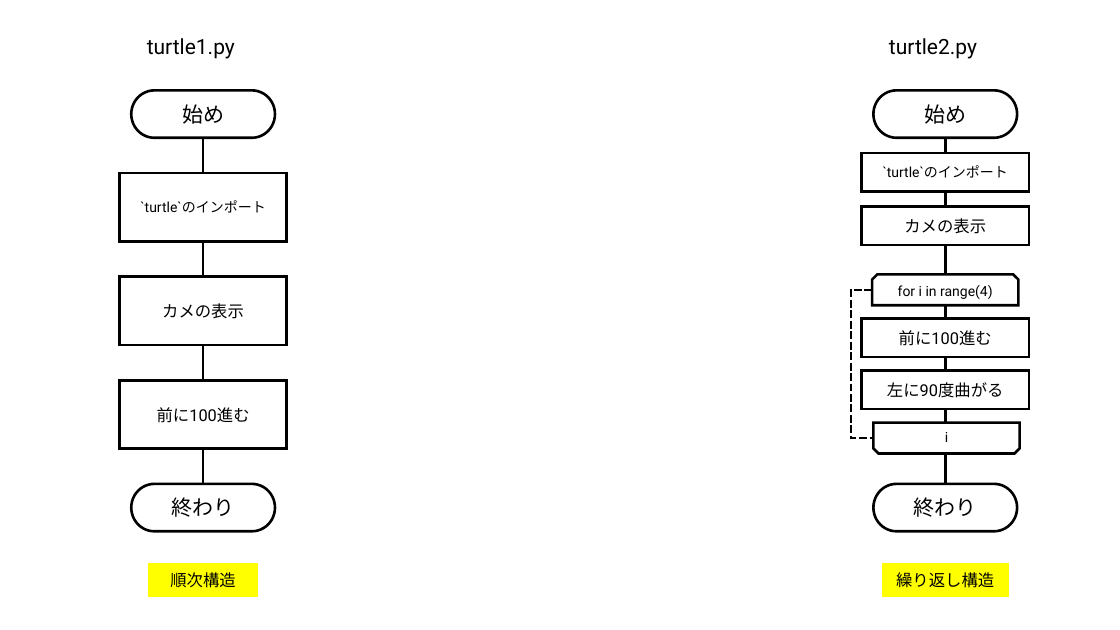
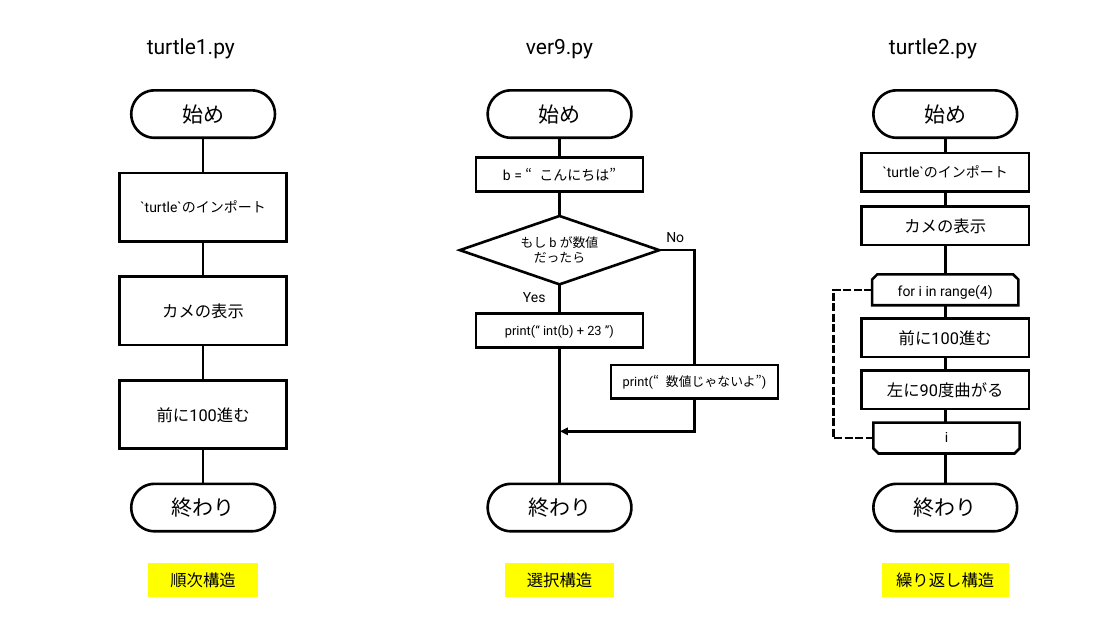
Before and after one commit to shiki-01/typst, a slide deck: slide 1 of school/pro/1st_term_1/基本構造.pptx. Drawn at 1120x630 pixels with LibreOffice and Linux fonts; fonts in the diff are those of the drawing. Boxes give left, top, right and bottom in pixels: in the first picture for what was removed or moved away, otherwise in the second. Text is boxed around its words. In the diff, an @@ line names an element or a change of style, - is before the commit and + after.

```diff
--- a/school/pro/1st_term_1/基本構造.pptx
+++ b/school/pro/1st_term_1/基本構造.pptx
@@ text added at (526, 39, 593, 59), 18 pt, text #000000 @@
+ver9.py
@@ pill shape added at (488, 91, 632, 138), fill #FFFFFF, outline #000000 2.25 pt, 18 pt, text #000000 @@
+始め
@@ line added from (560, 138) to (560, 484), #000000 2.25 pt @@
@@ rectangle added at (476, 158, 644, 192), fill #FFFFFF, outline #000000 2.25 pt, 12 pt, text #000000 @@
+b = “こんにちは”
@@ diamond added at (460, 216, 659, 284), fill #FFFFFF, outline #000000 2.25 pt, 11 pt, text #000000 @@
+もし b が数値だったら
@@ text added at (666, 232, 684, 242), 12 pt, text #000000 @@
+No
@@ elbow line added from (660, 250) to (695, 365), #000000 2.25 pt @@
@@ text added at (523, 292, 546, 302), 12 pt, text #000000 @@
+Yes
@@ elbow line (872, 290) - (874, 438): route changed @@
@@ rectangle added at (476, 313, 644, 347), fill #FFFFFF, outline #000000 2.25 pt, 11 pt, text #000000 @@
+print(“ int(b) + 23 ”)
@@ rectangle added at (611, 365, 778, 399), fill #FFFFFF, outline #000000 2.25 pt, 11 pt, text #000000 @@
+print(“数値じゃないよ”)
@@ elbow arrow added from (695, 399) to (560, 432), #000000 2.25 pt @@
@@ pill shape added at (488, 484, 632, 531), fill #FFFFFF, outline #000000 2.25 pt, 18 pt, text #000000 @@
+終わり
@@ rectangle added at (505, 563, 614, 597), fill #FFFF00, 14 pt, text #000000 @@
+選択構造
```
Also in this commit, not shown: 16 other files.
